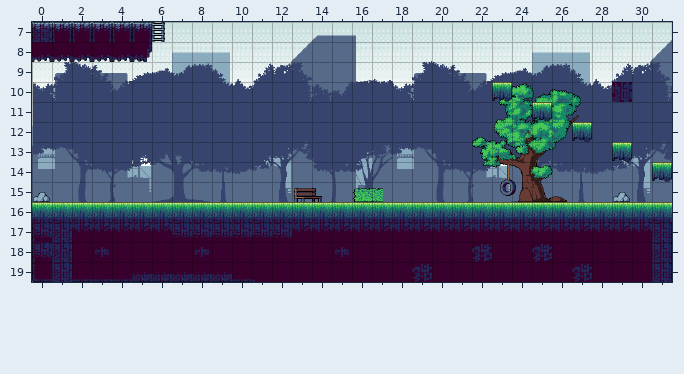
Tiled map: assets/data/TesteoPark.tmx. The first picture shows the starting point.
Cells are 32x32 px. Shown: x 0..31, y 7..19.
Once edited:
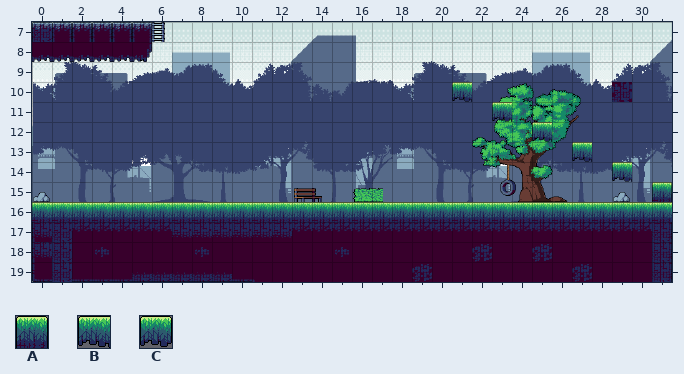
Key: from "Parque": A 38, B 52, C 61.
_ is an empty cell.
From old to new:
Layer "Tiles":
y 10: x 21 _ -> B; x 23 C -> _
y 11: x 23 _ -> B; x 25 C -> _
y 12: x 25 _ -> B; x 27 C -> _
y 13: x 27 _ -> B; x 29 C -> _
y 14: x 29 _ -> B; x 31 C -> _
y 15: x 31 _ -> A
Pixel boxes of the changes (left, top, right, bottom) in both pictures:
added: (452, 82, 472, 102)
changed: (492, 82, 512, 122)
changed: (532, 102, 552, 142)
changed: (572, 122, 592, 162)
changed: (612, 142, 632, 182)
changed: (652, 162, 672, 202)
